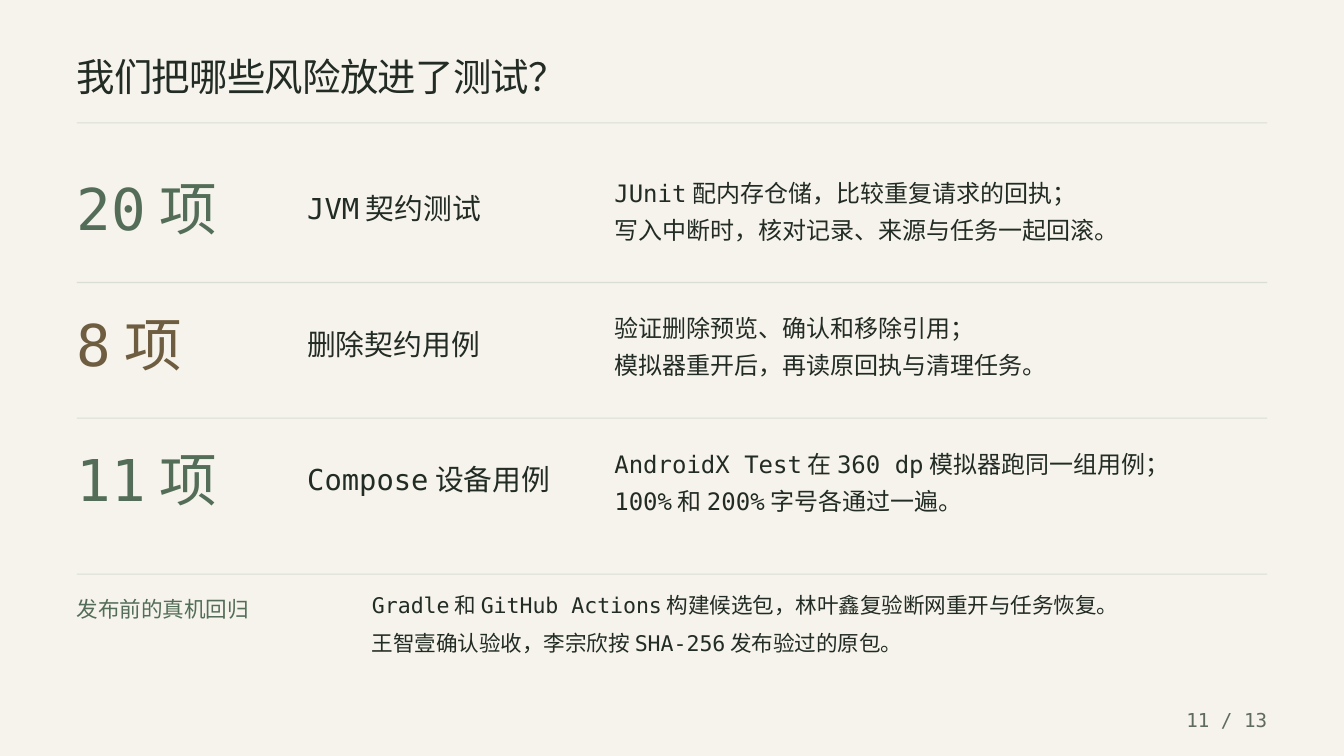
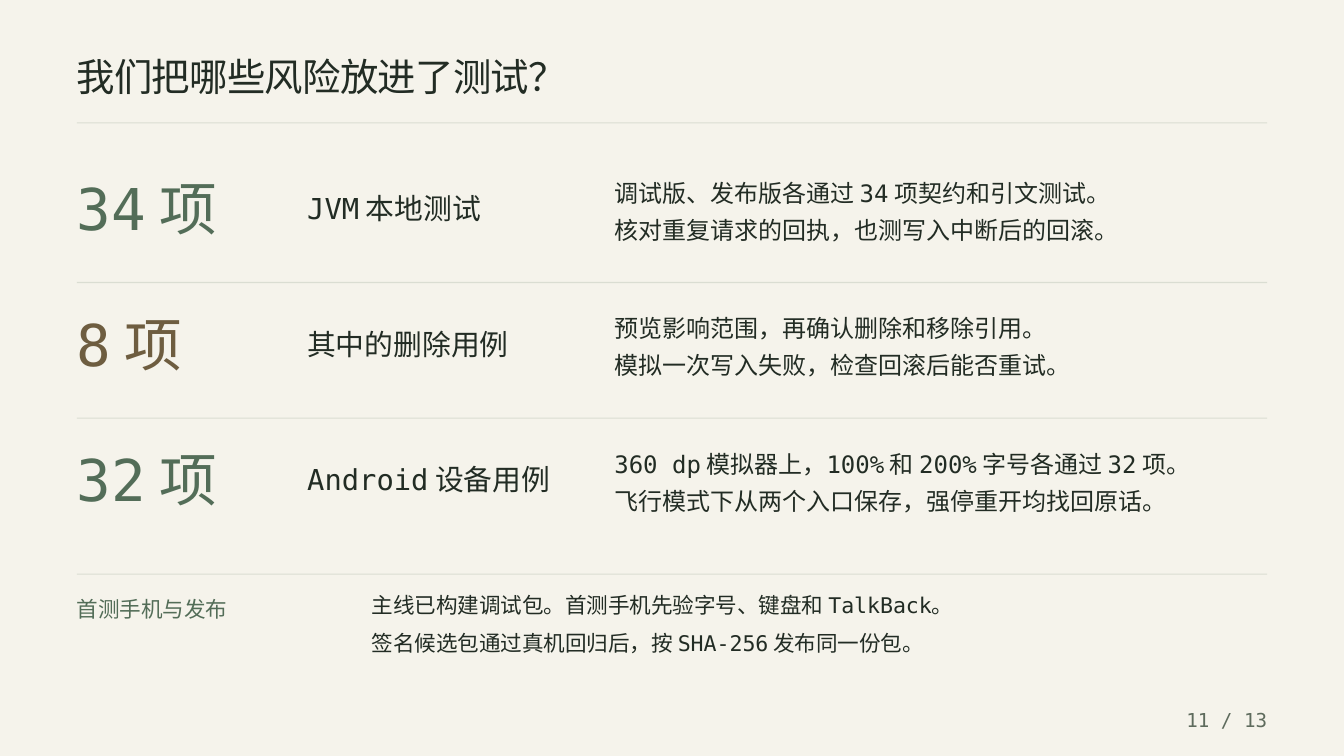
Before and after one commit to 155TuT/2601-fzu-SoftwareEngineering-YuezhongWu, a slide deck: slide 11 of homework/team/task8/ppt/叠石-Alpha冲刺答辩.pptx. Drawn at 1344x756 pixels with LibreOffice and Linux fonts; fonts in the diff are those of the drawing. Boxes give left, top, right and bottom in pixels: in the first picture for what was removed or moved away, otherwise in the second. Text is boxed around its words. In the diff, an @@ line names an element or a change of style, - is before the commit and + after.

```diff
--- a/homework/team/task8/ppt/叠石-Alpha冲刺答辩.pptx
+++ b/homework/team/task8/ppt/叠石-Alpha冲刺答辩.pptx
@@ text at box(77, 184, 217, 235): text changed @@
-20 项
+34 项
@@ text at box(307, 195, 481, 222): text changed @@
-JVM 契约测试
+JVM 本地测试
@@ text at box(614, 181, 1110, 204): text changed @@
-JUnit 配内存仓储，比较重复请求的回执；
+调试版、发布版各通过 34 项契约和引文测试。
@@ text at box(614, 219, 1118, 242): text changed @@
-写入中断时，核对记录、来源与任务一起回滚。
+核对重复请求的回执，也测写入中断后的回滚。
@@ text at box(614, 317, 1046, 340): text changed @@
-验证删除预览、确认和移除引用；
+预览影响范围，再确认删除和移除引用。
@@ text at box(307, 330, 509, 358): text changed @@
-删除契约用例
+其中的删除用例
@@ text at box(614, 354, 1070, 377): text changed @@
-模拟器重开后，再读原回执与清理任务。
+模拟一次写入失败，检查回滚后能否重试。
@@ text at box(77, 455, 217, 506): text changed @@
-11 项
+32 项
@@ text at box(307, 466, 550, 493): text changed @@
-Compose 设备用例
+Android 设备用例
@@ text at box(614, 453, 1190, 478): text changed @@
-AndroidX Test 在 360 dp 模拟器跑同一组用例；
+360 dp 模拟器上，100% 和 200% 字号各通过 32 项。
@@ text at box(614, 490, 1166, 513): text changed @@
-100% 和 200% 字号各通过一遍。
+飞行模式下从两个入口保存，强停重开均找回原话。
@@ text at box(77, 599, 227, 619): text changed @@
-发布前的真机回归
+首测手机与发布
@@ text at box(372, 594, 953, 615): text changed @@
-Gradle 和 GitHub Actions 构建候选包，林叶鑫复验断网重开与任务恢复。
+主线已构建调试包。首测手机先验字号、键盘和 TalkBack。
@@ text at box(372, 633, 924, 653): text changed @@
-王智壹确认验收，李宗欣按 SHA-256 发布验过的原包。
+签名候选包通过真机回归后，按 SHA-256 发布同一份包。
```
Also in this commit, not shown: 6 other slides changed, 4 other files.
